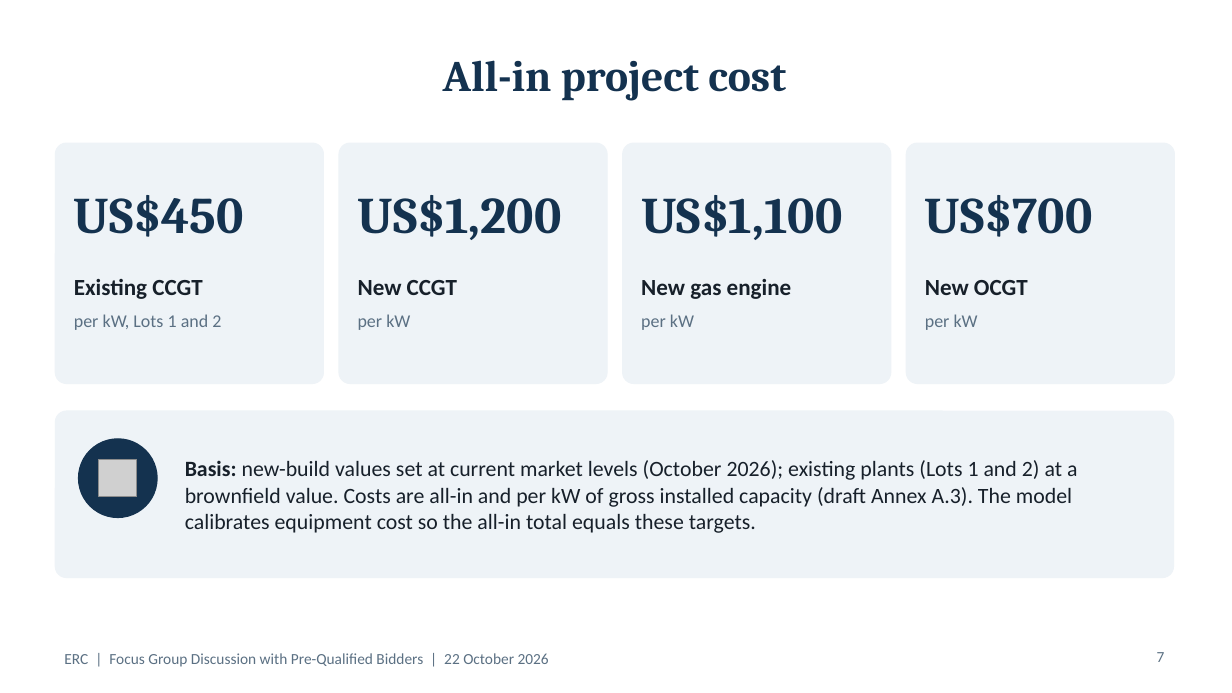
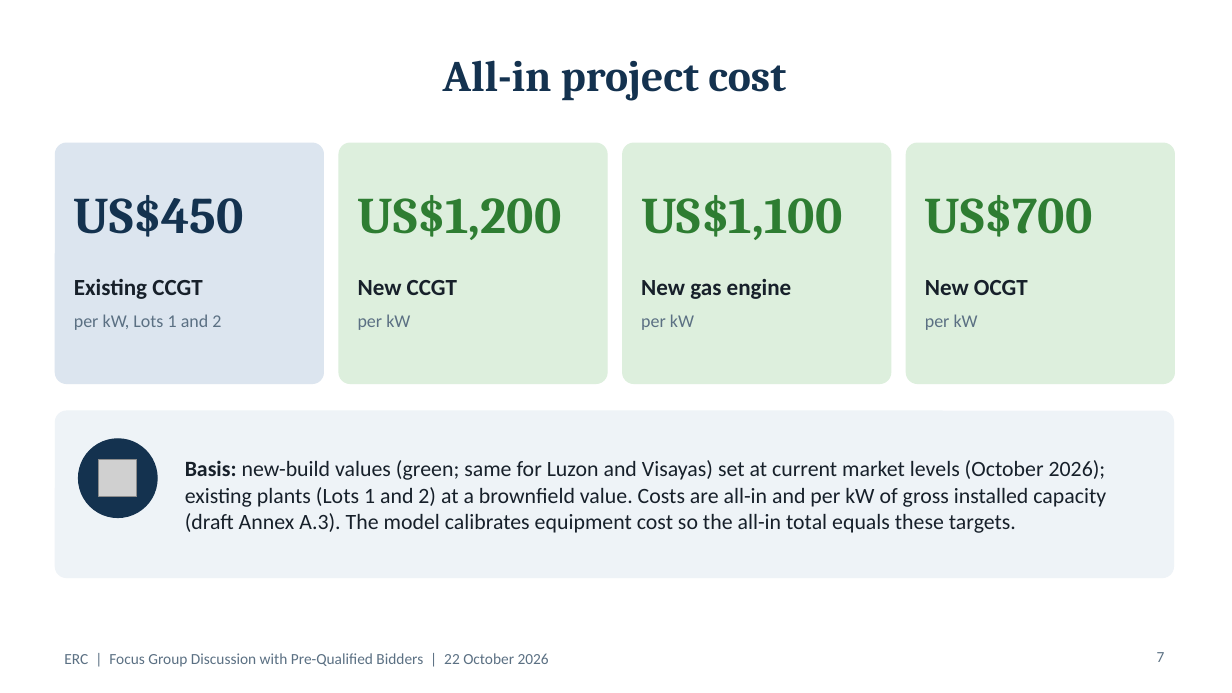
Before and after one commit to polyphase123/Midmerit, a slide deck: slide 7 of ERC_FGD_Model_Assumptions.pptx. Drawn at 1232x693 pixels with LibreOffice and Linux fonts; fonts in the diff are those of the drawing; grey boxes stand for pictures. Boxes give left, top, right and bottom in pixels: in the first picture for what was removed or moved away, otherwise in the second. Text is boxed around its words. In the diff, an @@ line names an element or a change of style, - is before the commit and + after.

```diff
--- a/ERC_FGD_Model_Assumptions.pptx
+++ b/ERC_FGD_Model_Assumptions.pptx
@@ rounded rectangle at [55,143,323,384]: fill #EEF3F7 to #DCE5EF; outline #EEF3F7 1 pt to #DCE5EF 1 pt @@
@@ fill #EEF3F7 to #DDEFDD; outline #EEF3F7 1 pt to #DDEFDD 1 pt in 3 elements at [339,143,607,384], [623,143,891,384], [907,143,1175,384] @@
@@ text colour #14324F to #2E7D32 in 3 elements at [358,195,562,240], [641,195,842,240], [925,195,1093,237] @@
@@ text at [185,460,1106,533]: text changed @@
-Basis: new-build values set at current market levels (October 2026); existing plants (Lots 1 and 2) at a brownfield value. Costs are all-in and per kW of gross installed capacity (draft Annex A.3). The model calibrates equipment cost so the all-in total equals these targets.
+Basis: new-build values (green; same for Luzon and Visayas) set at current market levels (October 2026); existing plants (Lots 1 and 2) at a brownfield value. Costs are all-in and per kW of gross installed capacity (draft Annex A.3). The model calibrates equipment cost so the all-in total equals these targets.
```
Also in this commit, not shown: 22 other slides changed, 4 slides added.
